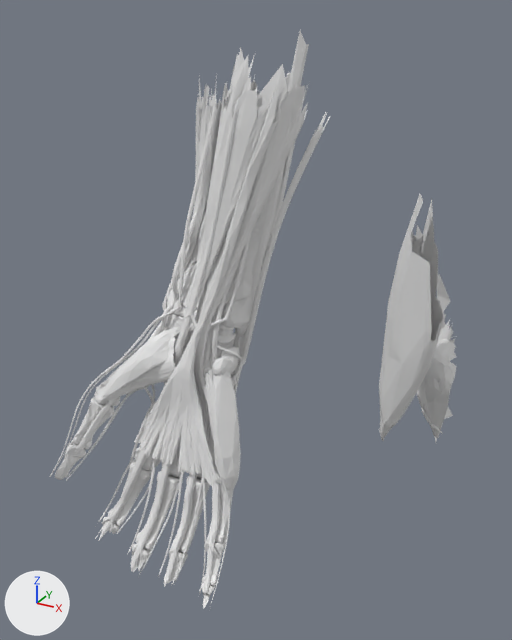
The glTF model public/model/detail/wrist-hand-right.glb as it was, and as the next commit left it.
One viewpoint serves both versions: a 50 mm camera at (-0.063, -0.309, 1.043) aimed at (-0.224, -0.015, 0.896). Lighting does not change. The marker at lower left points along +X, +Y and +Z. The picture after the commit comes second. Where no turn or scale is listed for an object, it has been applied to the vertices. Vertices at exactly the same position are counted once.

Names of what the first picture shows: 'arteries', 'bones', 'ligaments', 'muscles', 'veins'.
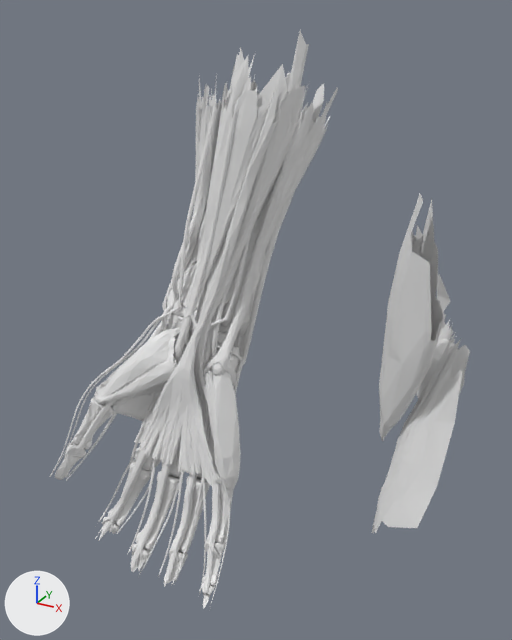
Where the newer file only moved an object's origin or applied its transform, the numbers keep the older frame.

Where the change shows, as pixel boxes [x1, y1, x2, y2] in the pictures (512 x 640 px):
```json
{"object": "muscles", "change": "reshaped", "before": [73, 54, 456, 593], "after": [74, 54, 470, 593]}
{"object": "ligaments", "change": "moved", "before": [164, 313, 236, 380], "after": [165, 314, 235, 363]}
{"part": 1, "of": "me_muscles", "change": "added", "after": [372, 332, 470, 533]}
{"part": 2, "of": "me_muscles", "change": "added", "after": [113, 390, 181, 445]}
{"part": 3, "of": "me_muscles", "change": "added", "after": [251, 84, 327, 294]}
{"part": 4, "of": "me_muscles", "change": "built on", "before": [75, 96, 295, 559], "after": [74, 88, 338, 558]}
```

Edits to the scene script, one JSON object a line:
```json
{"block": "me_muscles", "where": "# used by ob_muscles; location = (-0.2233, -0.0139, 0.8891)"}
{"op": "remove", "block": "me_muscles", "code": "me_muscles.from_pydata(...)  # 8909 vertices, 17187 faces; spans x -0.095..0.095, y -0.062..0.062, z -0.136..0.136"}
{"op": "add", "block": "me_muscles", "code": "me_muscles.from_pydata(...)  # 10045 vertices, 19305 faces; spans x -0.095..0.105, y -0.062..0.062, z -0.136..0.136"}
{"block": "me_muscles", "change": "me_muscles part 1: a new loose piece of 191 vertices spanning x 0.069..0.105, y -0.016..0.02, z -0.103..0.019"}
{"block": "me_muscles", "change": "me_muscles part 2: a new loose piece of 188 vertices spanning x -0.076..-0.035, y -0.032..-0.01, z -0.072..-0.034"}
{"block": "me_muscles", "change": "me_muscles part 3: a new loose piece of 142 vertices spanning x -0.005..0.02, y -0.001..0.038, z 0.019..0.121"}
{"block": "me_muscles", "change": "me_muscles part 4: 87 vertices moved within x -0.077..0.003, y -0.052..0.041, z -0.126..0.115; 115 vertices removed from x -0.089..0.008, y -0.052..0.042, z -0.131..0.112; 642 vertices added at x -0.09..0.029, y -0.052..0.042, z -0.131..0.121"}
{"block": "me_muscles", "change": "other edits to the shape of me_muscles do not show in these pictures"}
{"op": "set", "path": "ob_ligaments.location", "old": "(-0.26, -0.0223, 0.8755)", "new": "(-0.2605, -0.0204, 0.8758)"}
```
